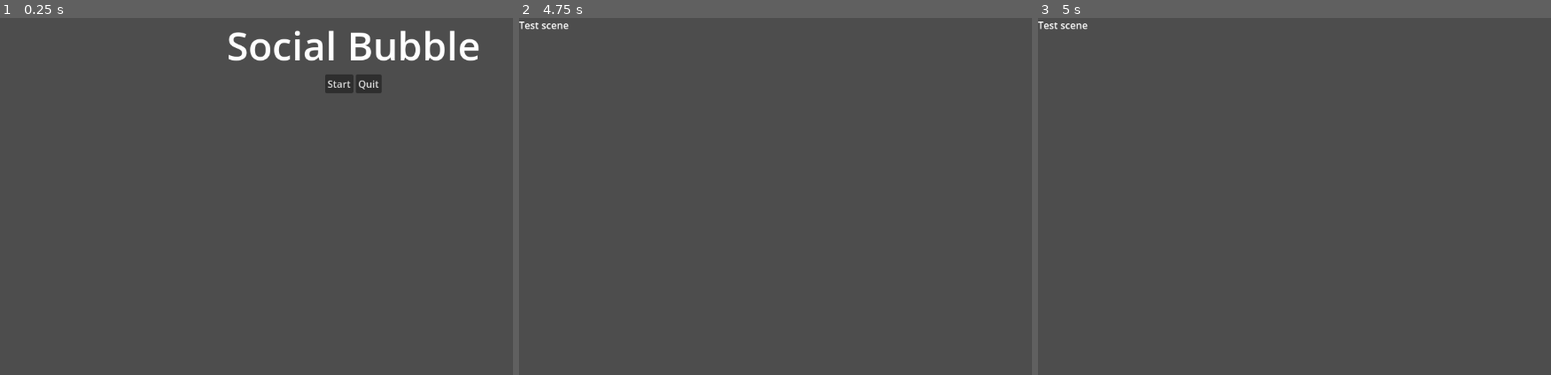
Above: before the commit, frames 1-3 (left to right).
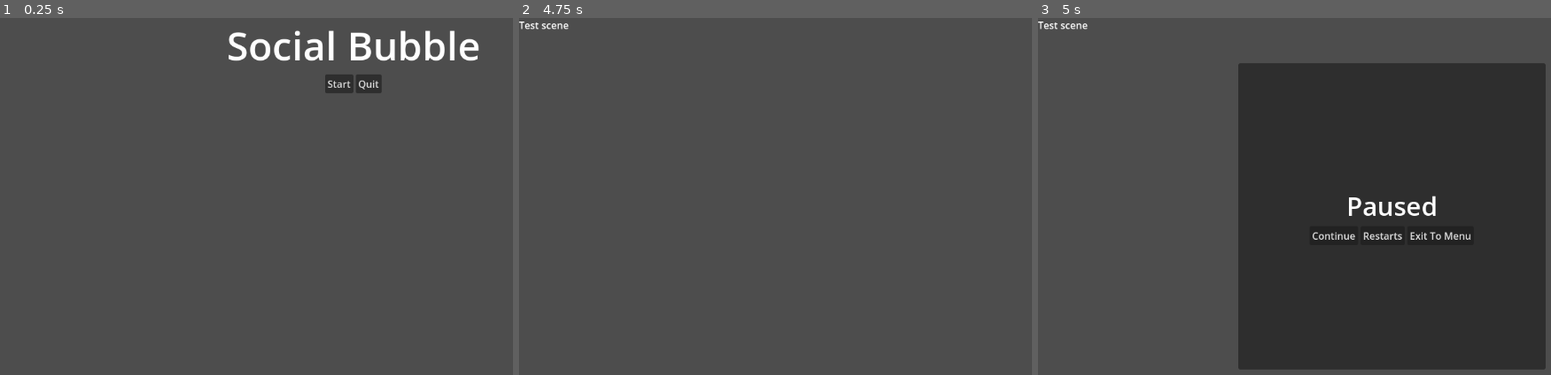
Above: after the commit, the same moments.

Repository: EAinsley/globalgamejam
Game: Godot game, scene res://scenes/start_menu.tscn
The game is run twice, just before and just after one commit, with the same random seed, the same clock (stepped at 60 frames per second) and the same inputs. The project has no main scene, so this scene is started directly.
Inputs:
- Up to frame 1 (0.25 s): no input
- Up to frame 2 (4.75 s): click "Start" at 0.5 s; tap Enter at 1.25, 2.75, 4.25 s; tap Space at 2, 3.5 s
- Up to frame 3 (5 s): tap Escape (ui_cancel) at 4.9 s

Frames 1-2 are identical in both runs. In frame 3, 51% of the frame differs, in the area x 39-99%, y 12-99%.

Commit message:
A simple in game menu

Diff:
--- /dev/null
+++ b/scenes/in_game_menu.tscn
@@ -0,0 +1,71 @@
+[gd_scene load_steps=4 format=3 uid="uid://bmnyx3nu78xpt"]
+
+[ext_resource type="Script" uid="uid://c50toywmq2kvl" path="res://scripts/ui/restart_button.gd" id="1_0rq4b"]
+[ext_resource type="Script" uid="uid://qvdpjrphlmmo" path="res://scripts/ui/in_game_menu.gd" id="1_efgmv"]
+
+[sub_resource type="Theme" id="Theme_bl4jk"]
+default_font_size = 42
+
+[node name="InGameMenu" type="Control"]
+process_mode = 3
+custom_minimum_size = Vector2(500, 500)
+layout_mode = 3
+anchors_preset = 8
+anchor_left = 0.5
+anchor_top = 0.5
+anchor_right = 0.5
+anchor_bottom = 0.5
+offset_left = -50.0
+offset_top = -100.0
+offset_right = 50.0
+offset_bottom = 100.0
+grow_horizontal = 2
+grow_vertical = 2
+script = ExtResource("1_efgmv")
+
+[node name="Panel" type="Panel" parent="."]
+layout_mode = 1
+anchors_preset = 15
+anchor_right = 1.0
+anchor_bottom = 1.0
+grow_horizontal = 2
+grow_vertical = 2
+
+[node name="VBoxContainer" type="VBoxContainer" parent="Panel"]
+layout_mode = 1
+anchors_preset = 14
+anchor_top = 0.5
+anchor_right = 1.0
+anchor_bottom = 0.5
+offset_top = -11.5
+offset_bottom = 11.5
+grow_horizontal = 2
+grow_vertical = 2
+
+[node name="Label" type="Label" parent="Panel/VBoxContainer"]
+layout_mode = 2
+theme = SubResource("Theme_bl4jk")
+text = "Paused"
+horizontal_alignment = 1
+
+[node name="HBoxContainer" type="HBoxContainer" parent="Panel/VBoxContainer"]
+layout_mode = 2
+size_flags_vertical = 4
+alignment = 1
+
+[node name="ContinueButton" type="Button" parent="Panel/VBoxContainer/HBoxContainer"]
+layout_mode = 2
+text = "Continue	"
+
+[node name="RestartButton" type="Button" parent="Panel/VBoxContainer/HBoxContainer"]
+layout_mode = 2
+text = "Restarts"
+script = ExtResource("1_0rq4b")
+
+[node name="ExitButton" type="Button" parent="Panel/VBoxContainer/HBoxContainer"]
+layout_mode = 2
+text = "Exit To Menu"
+
+[connection signal="pressed" from="Panel/VBoxContainer/HBoxContainer/ContinueButton" to="." method="_on_continue_button_pressed"]
+[connection signal="pressed" from="Panel/VBoxContainer/HBoxContainer/RestartButton" to="Panel/VBoxContainer/HBoxContainer/RestartButton" method="_on_pressed"]
+[connection signal="pressed" from="Panel/VBoxContainer/HBoxContainer/ExitButton" to="." method="_on_exit_button_pressed"]
--- a/scenes/start_menu.tscn
+++ b/scenes/start_menu.tscn
@@ -1,13 +1,14 @@
 [gd_scene load_steps=5 format=3 uid="uid://bc3m73bxqxfp5"]
 
-[ext_resource type="Script" uid="uid://0ljvin3pvlmd" path="res://scripts/start_menu/start_button.gd" id="1_ouf4f"]
+[ext_resource type="Script" uid="uid://0ljvin3pvlmd" path="res://scripts/ui/start_button.gd" id="1_ouf4f"]
 [ext_resource type="PackedScene" uid="uid://dpimkhwxb53m6" path="res://scenes/test_scene.tscn" id="2_thu50"]
-[ext_resource type="Script" uid="uid://b1jhsx5seyt21" path="res://scripts/start_menu/exit_button.gd" id="3_m7x51"]
+[ext_resource type="Script" uid="uid://b1jhsx5seyt21" path="res://scripts/ui/exit_button.gd" id="3_m7x51"]
 
 [sub_resource type="Theme" id="Theme_m7x51"]
 default_font_size = 64
 
 [node name="StartMenu" type="Control"]
+process_mode = 3
 layout_mode = 3
 anchors_preset = 15
 anchor_right = 1.0
--- a/scenes/test_scene.tscn
+++ b/scenes/test_scene.tscn
@@ -1,4 +1,6 @@
-[gd_scene format=3 uid="uid://dpimkhwxb53m6"]
+[gd_scene load_steps=2 format=3 uid="uid://dpimkhwxb53m6"]
+
+[ext_resource type="PackedScene" uid="uid://bmnyx3nu78xpt" path="res://scenes/in_game_menu.tscn" id="1_g7g4h"]
 
 [node name="Control" type="Control"]
 layout_mode = 3
@@ -14,3 +16,7 @@
 offset_bottom = 23.0
 text = "Test scene
 "
+
+[node name="UILayer" type="CanvasLayer" parent="."]
+
+[node name="InGameMenu" parent="UILayer" instance=ExtResource("1_g7g4h")]
--- /dev/null
+++ b/scripts/ui/in_game_menu.gd
@@ -0,0 +1,24 @@
+extends Control
+
+func _ready() -> void:
+	visible = false
+
+func _unhandled_input(event):
+	if event is InputEventKey:
+		if event.pressed and event.is_action_pressed("ui_cancel"):
+			if !visible:
+				get_tree().paused = true
+				visible = true
+			else:
+				get_tree().paused = false
+				visible = false
+
+
+func _on_continue_button_pressed() -> void:
+	get_tree().paused = false
+	visible = false
+
+
+func _on_exit_button_pressed() -> void:
+	get_tree().paused = false
+	get_tree().change_scene_to_file("res://scenes/start_menu.tscn")
--- /dev/null
+++ b/scripts/ui/restart_button.gd
@@ -0,0 +1,6 @@
+extends Button
+
+
+func _on_pressed() -> void:
+	print("restart game")
+	get_tree().reload_current_scene()
--- a/scripts/start_menu/start_button.gd
+++ b/scripts/ui/start_button.gd
@@ -3,4 +3,5 @@
 @export var first_level: PackedScene
 
 func _on_pressed() -> void:
+	print("change scene to ", first_level.resource_name)
 	get_tree().change_scene_to_packed(first_level)
Renamed: scripts/start_menu/exit_button.gd -> scripts/ui/exit_button.gd
Renamed: scripts/start_menu/exit_button.gd.uid -> scripts/ui/exit_button.gd.uid
Not shown, added: scripts/ui/in_game_menu.gd.uid
Not shown, added: scripts/ui/restart_button.gd.uid
Renamed: scripts/start_menu/start_button.gd.uid -> scripts/ui/start_button.gd.uid
